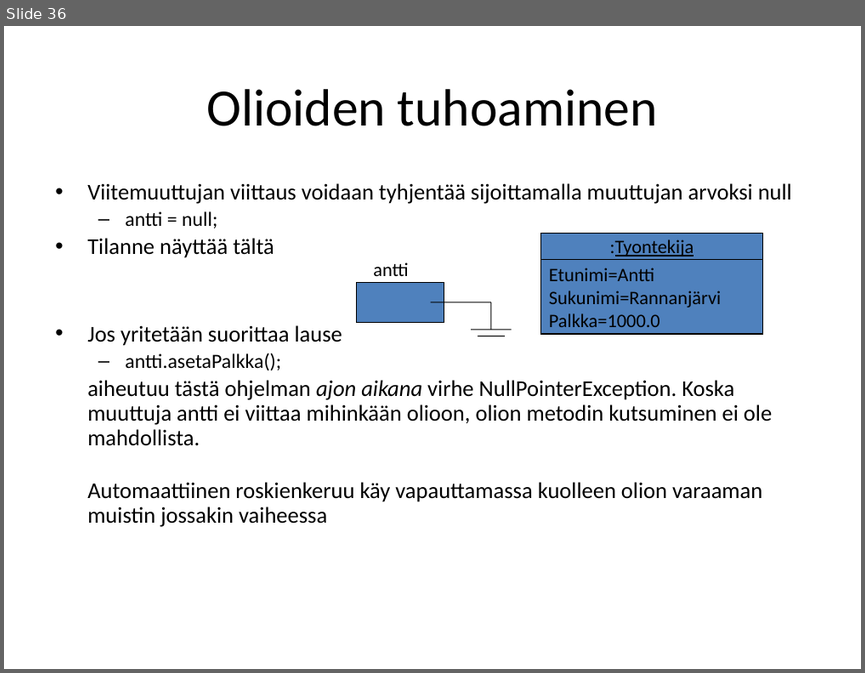
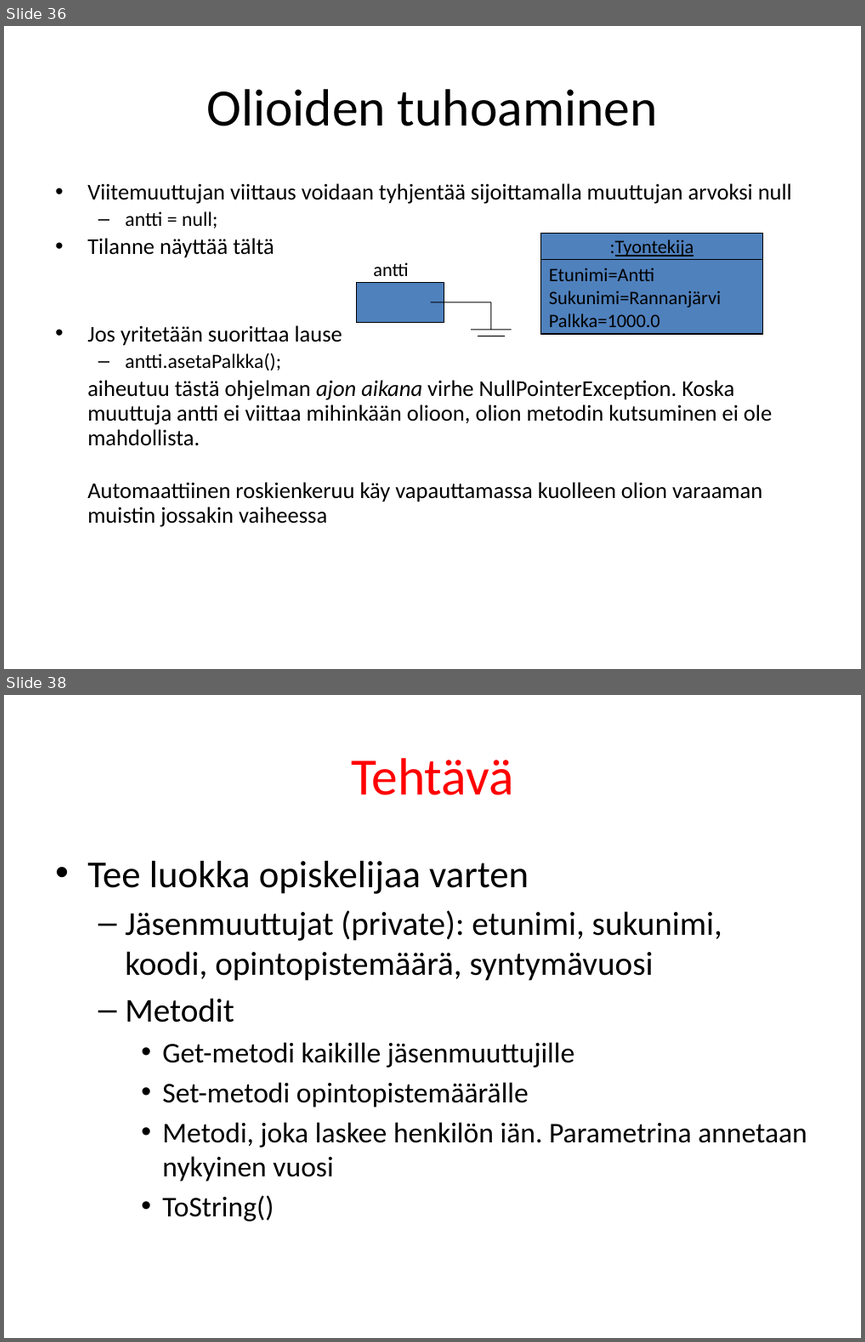
Before and after one commit to lpemake/TITE13oh, a slide deck: Olio-ohjelmointi.pptx. Shown one above the other, each under a label of ours: slide 36 before the commit, slides 36 and 38 after it; the slides between them are not shown. The pictures are 865x673 and 865x1342 pixels, drawn with LibreOffice and Linux fonts; fonts in the diff are those of the drawing. Boxes give left, top, right and bottom in pixels: in the first picture for what was removed or moved away, otherwise in the second. Text is boxed around its words. In the diff, an @@ line names an element or a change of style, - is before the commit and + after.

```diff
--- a/Olio-ohjelmointi.pptx
+++ b/Olio-ohjelmointi.pptx
@@ slide 38 added at (4,695,861,1338), background #FFFFFF @@
@@ title added at (351,758,514,795), 44 pt, text #FF0000 @@
+Tehtävä
@@ text added at (87,861,807,1221), 24 pt, text #000000 @@
+• Tee luokka opiskelijaa varten
+  – Jäsenmuuttujat (private): etunimi, sukunimi, koodi, opintopistemäärä, syntymävuosi
+  – Metodit
+    • Get-metodi kaikille jäsenmuuttujille
+    • Set-metodi opintopistemäärälle
+    • Metodi, joka laskee henkilön iän. Parametrina annetaan nykyinen vuosi
+    • ToString()
```
Also in this commit, not shown: 1 slide changed, 97 other slides added, 58 other files.
